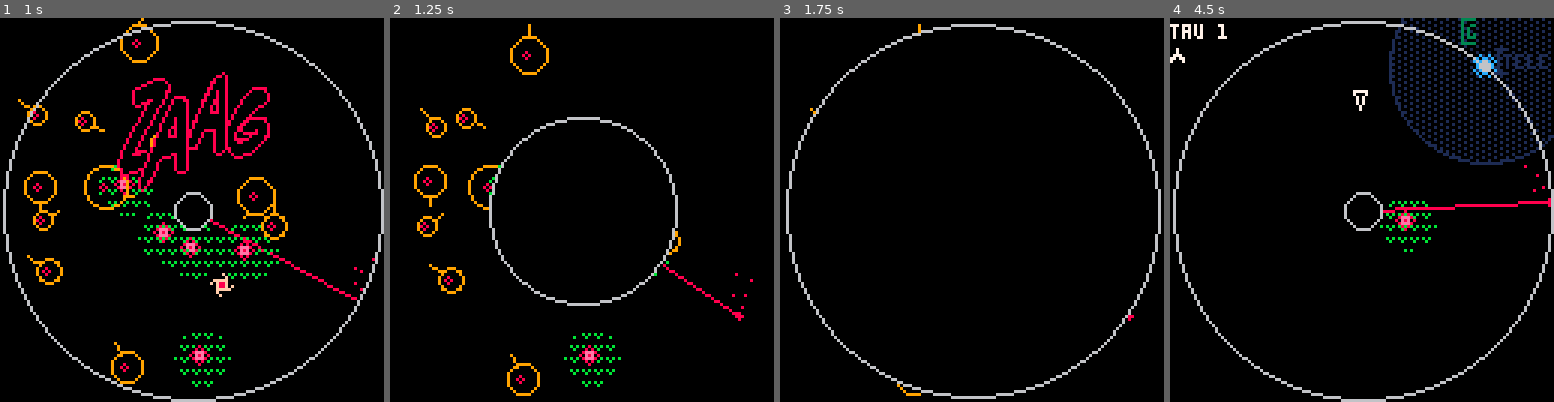
Above: before the commit, frames 1-4 (left to right).
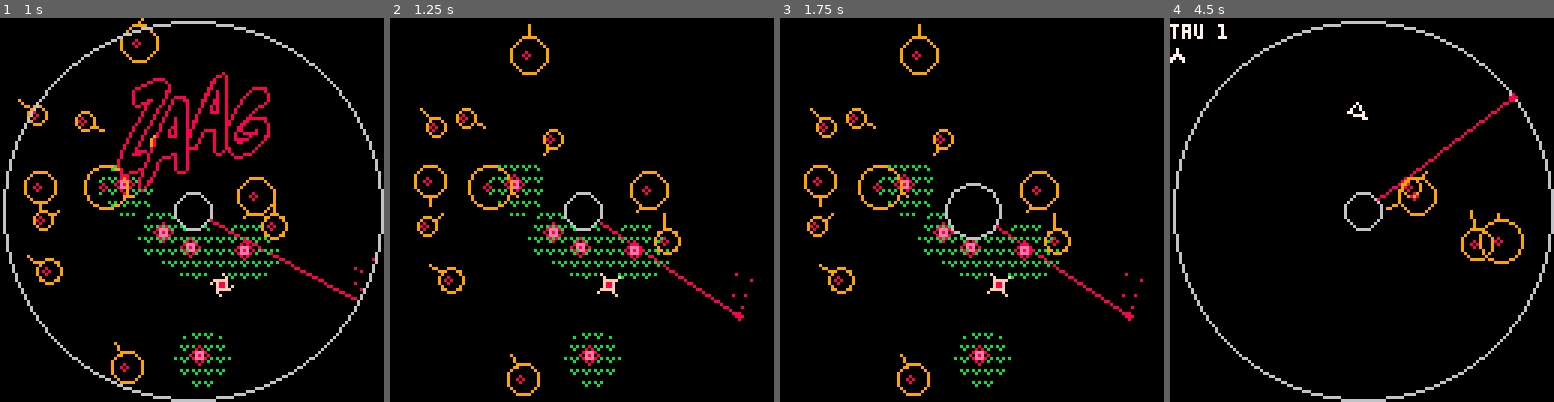
Above: after the commit, the same moments.

Repository: caseylabrack/laser
Game: PICO-8 cartridge laser.p8
The game is run twice, just before and just after one commit, with the same random seed, the same clock (stepped at 60 frames per second) and the same inputs.
Inputs:
- Up to frame 1 (1 s): tap X (X key) at 0.33 s; tap O (Z key) at 0.7 s
- Up to frame 2 (1.25 s): tap X (X key) at 1.07 s
- Up to frame 3 (1.75 s): hold Right from 1.6 s (still down); tap O (Z key) at 1.7 s
- Up to frame 4 (4.5 s): tap X (X key) at 1.85, 2.97, 4.08 s; release Right at 2.1 s; tap O (Z key) every 0.4 s from 2.1 to 4.1 s; hold Up 2.15-2.42 s; hold Right 2.47-3.03 s; hold Left 3.08-3.58 s; hold Down 3.63-3.97 s; hold Right from 4.02 s (still down)

Frame 1 is identical in both runs. In frame 2, 3.6% of the frame differs, in the area x 25-75%, y 25-75%; in frame 3, 6.8%, in the area x 1-100%, y 1-100%; in frame 4, 6.4%.

Commit message:
tips and death messages

Diff:
--- a/laser.p8
+++ b/laser.p8
@@ -5,18 +5,15 @@
 -- casey labrack
 
 -- todo:
---  gameover actually resets (back to title?)
+--  progress line fix
+--  title scan effect
 --  selectable # of mulligans? (easy, normal...)
 --  shield machine
---  regular death screen
---   flash extra lifes
---   text? tip?
---  tips: zaag is a good game; remember to zig as well as zaag; gun wait;
 --  timing or lap based enemy? (boss?)
 
 p = {x=80,y=30,dx=0,dy=0,
 					a=.75,t=.25,rt=.05,r=3,friction=.92,
-					hop=25,charge=0,fullcharge=90,
+					hop=25,charge=0,fullcharge=230,
 					enabled=false,controllable=true,
 					thrusting=false,
 					gun=0,gunfull=120,gunfail=false,gunfailtick=0,
@@ -44,9 +41,26 @@
 wipe=nil
 blink=nil
 title=nil
+dethmsg=nil
+
+dethmsgs={
+"another oopsie i see",
+"what, am i made out of ships?",
+"zigged when you shoulda zaaged",
+"well, the ejector seat works",
+}
+
+tips={
+{"remember to take","15 minute breaks!"},
+{"zaag is a fun game"},
+{"the gun has an","initial charge time.","i know, i'm sorry."},
+{"for tau safety","only one bullet allowed"},
+{"very close range shots","= very fast rate of fire"},
+{"⬇️ key for quick flip","(try combined with tele)"},
+{"the charging time","for the tele is long","pray i don't make","it longer"}
+}
 
 function _init()
---wipe=cocreate(wipe_anim)
 	title=cocreate(title_setup)
 end
 
@@ -101,17 +115,16 @@
 		p.thrusting=false
 	end
 	if btn(⬆️) and p.charge>p.fullcharge then
---		local x2,y2=p.x+cos(p.a)*p.hop,p.y+sin(p.a)*p.hop
 		local x1,y1=p.x,p.y
 		local dur=8
 		p.x+=cos(p.a)*p.hop
 		p.y+=sin(p.a)*p.hop
 		p.thrusting=false
 		blink=cocreate(blink_anim)
---		coresume(blink,p.x,p.y,x2,y2,dur)
 		coresume(blink,x1,y1,p.x,p.y,dur)
 		p.charge=0
 		sleep=dur
+		sfx(22)
 	end
 	if btn(❎) and not b.enabled then
 		if p.gun==p.gunfull then
@@ -424,18 +437,6 @@
 	else del(a2,z) end
 end
 
-
---laser
-for l in all(lz) do
-	line(64,64,l.x,l.y,8)
-	if rnd(1)>.1 then
-		circfill(l.x,l.y,rnd(2),8)
-	end
-	for z in all(l.parts) do
-		pset(z.x,z.y,8)
-	end
-end
-
 --safe zone
 for z in all(zs) do
 --	fillp(░)
@@ -449,9 +450,22 @@
 	spr(5,z.x-4,z.y-4)
 end
 
-
+pal()
 if outer.enabled then
-	circ(outer.x,outer.y,outer.r,6)
+--	circ(outer.x,outer.y,outer.r,6)
+	circle(outer.x,outer.y,outer.r,6)
+end
+pal(cp)
+
+--laser
+for l in all(lz) do
+	line(64,64,l.x,l.y,8)
+	if rnd(1)>.1 then
+		circfill(l.x,l.y,rnd(2),8)
+	end
+	for z in all(l.parts) do
+		pset(z.x,z.y,8)
+	end
 end
 
 --flowers
@@ -561,6 +575,14 @@
 
 --print(stat(1),0,120,7)
 
+if state=="death" then
+	if outer.enabled then
+--	circ(outer.x,outer.y,outer.r,6)
+	circle(outer.x,outer.y,outer.r,6)
+end
+
+end
+
 if title and costatus(title)~="dead" then coresume(title) end
 
 end
@@ -568,7 +590,7 @@
 -->8
 --levels
 lvls={
-	{flowers=1,lasers=1,safezone=true},
+--	{flowers=1,lasers=1,safezone=true},
 	{roids=4,lasers=1},
 	{roids=6,lasers=1,safezone=true},
 	{roids=4,lasers=1,flowers=2},
@@ -585,12 +607,13 @@
 	local start=tick
 	while tick-start<30 do
 		local pct=(tick-start)/30
-		pct=easeoutexpo(pct)
-		circfill(64,64,63*pct,0)
-		circ(64,64,63*pct,6)
+--		pct=easeoutexpo(pct)
+		pct=easeinexpo(pct)
+		local r=inner.r+(63-inner.r)*pct
+		circfill(64,64,r,0)
+		circ(64,64,r,6)
 		yield()
 	end
---	stop()
 	circfill(64,64,63,0)
 	circ(64,64,63,6)
 	lz={}	zs={} hs={} rs={} fs={} b.enabled=false b.parts={}
@@ -600,7 +623,7 @@
 
 function spawn()
 	state="setup"
-	i=10 c=15 p.x=64 p.y=32 p.dx=0 p.dy=0 p.charge=0 p.a=0 p.gun=0
+	i=10 c=15 p.x=64 p.y=32 p.dx=0 p.dy=0 p.charge=0 p.a=-.1 p.gun=0
 	--player entering animation
 	local enteranim=cocreate(penter)
 	coresume(enteranim,p.x,p.y,c)
@@ -698,6 +721,9 @@
 	if extralives<0 then
 		gameoveranimation=cocreate(gameover)
 		add(a2,gameoveranimation)
+	else
+		dethmsg=cocreate(deathmsg_anim)
+		add(a2,dethmsg)
 	end
 	while btn()==0 do
 		local pct=min((tick-start)/duration,1)
@@ -713,11 +739,11 @@
 	if extralives<0 then
 		del(a2,gameoveranimation)
 		lvl=1
+		extralives=mulligans
 		state="title"
 		title=cocreate(title_setup)
---		wipe=cocreate(wipe_anim)
---		state="wipe"
 	else
+		del(a2,dethmsg)
 		state="setup"
 		add(as,cocreate(spawn))
 	end
@@ -725,7 +751,7 @@
 
 function gameover()
 	local wid=print("gameover",129,0)-129
-	print("gameover",64-wid/2,64-4)
+	print("gameover",64-wid/2,64-10)
 	local start=tick
 	local c=0
 	local tw=60--trackwidth
@@ -733,7 +759,7 @@
 	local tt=3 --ticks total
 	local ts=tw/(#lvls/tt)--tick spacing
 	local tb=64-tw/2 --ticks begin
-	local yt=76 --tracks y pos
+	local yt=68 --tracks y pos
 	local mascots={
 		[0]=function(x,y) --roid
 			circ(x,y,3,9)
@@ -749,6 +775,7 @@
 			spr(18,x-4,y-4)
 		end,
 	}
+	local tip=tips[ceil(rnd(#tips))]
 	while true do
 		c+=1
 		print("gameover",64-wid/2,64-4)
@@ -771,9 +798,36 @@
 			line(tb,yt+1,tb+tw*pct*(lvl/#lvls),yt+1,8)
 		end
 
+		local ystart=yt+18
+		for i=1,#tip do
+			local msg=tip[i]
+			if i==1 then msg="tip: "..msg end
+			cprint(msg,64,ystart,6)
+			ystart+=6
+		end
 		yield()
 	end
 	extralives=mulligans
+end
+
+function deathmsg_anim()
+	local msg=rnd(dethmsgs)
+	local ypos=62
+	while true do
+		cprint(msg,64,ypos,7)
+		local mulls=extralives==1 and " mulligan" or " mulligans"
+		cprint(""..extralives..mulls.." left this tau",64,ypos+12,6)
+		for i=1,extralives+1 do
+			if i==extralives+1 then
+				if tick%20>10 then
+					spr(22,i*6-6,10)
+				end
+			else
+				spr(22,i*6-6,10)
+			end
+		end
+		yield()
+	end
 end
 -->8
 --utils
@@ -818,6 +872,14 @@
 	end
 end
 
+function easeinexpo(x)
+	if x==0 then
+		return 0
+	else
+		return 2^(10*x-10)
+	end
+end
+
 --get random angle that is not within margin of given angle
 function aim_away(ang,margin)
 	local margin=margin or .25
@@ -827,6 +889,26 @@
 --random range, from low to high not inclusive
 function rndr(low,high)
 	return low+rnd(high-low)
+end
+
+--https://www.lexaloffle.com/bbs/?tid=37554
+function cprint(str,x,y,col)
+ local strl=#str
+ print(str,x-strl*2,y,col)
+end
+
+--https://www.lexaloffle.com/bbs/?pid=54963#p
+function circle(x,y,r,c)
+	local xo,yo,ba=0,r,3-2*r
+	color(c)
+	repeat
+	  pset(x-xo,y-yo)pset(x-xo,y+yo)
+	  pset(x+xo,y-yo)pset(x+xo,y+yo)
+	  pset(x-yo,y-xo)pset(x-yo,y+xo)
+	  pset(x+yo,y-xo)pset(x+yo,y+xo)
+	  if (ba<0) ba+=6+4*xo else ba+=10+4*(xo-yo) yo-=1
+	  xo+=1
+	until xo>yo
 end
 -->8
 --palletes
Not shown, changed: the thumbnail (__label__) section of laser.p8
Not shown, changed: the sound effects (__sfx__) section of laser.p8
Not shown, changed: zaag.p8.png
